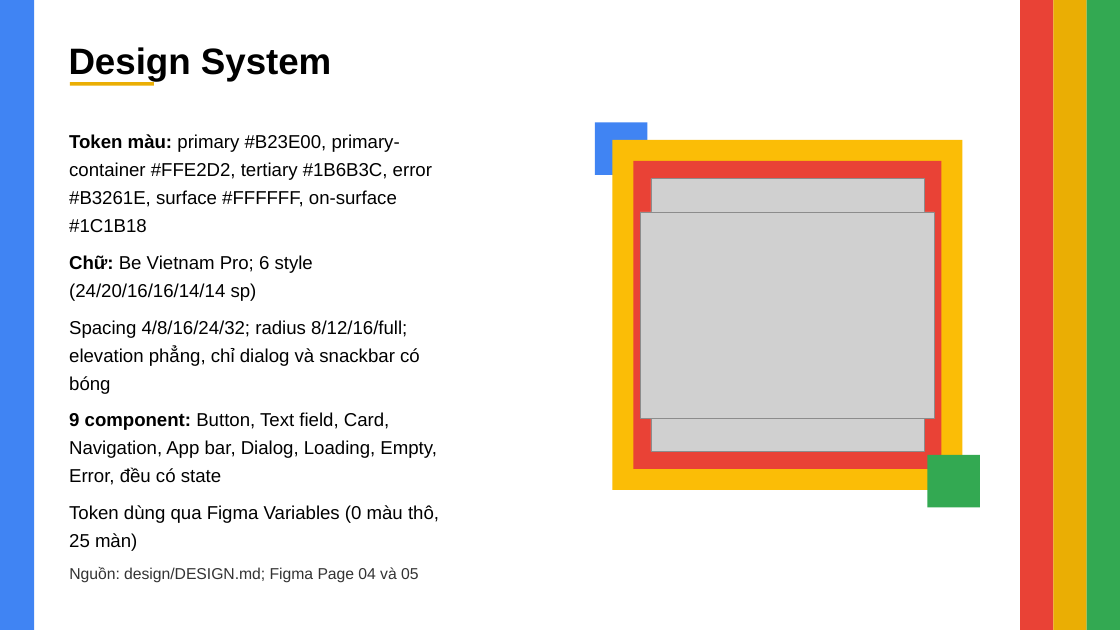
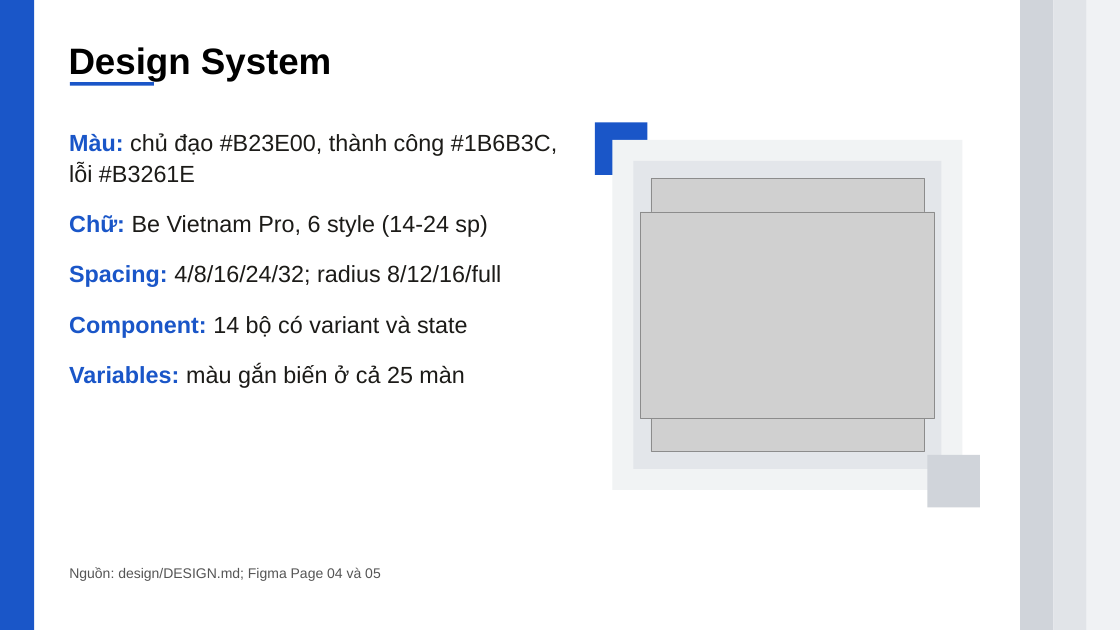
Before and after one commit to Kenn0679/prm323-lab2-group6, a slide deck: slide 9 of slides-export/prm323_lab2_group6_slides.pptx. Drawn at 1120x630 pixels with LibreOffice and Linux fonts; fonts in the diff are those of the drawing; grey boxes stand for pictures. Boxes give left, top, right and bottom in pixels: in the first picture for what was removed or moved away, otherwise in the second. Text is boxed around its words. In the diff, an @@ line names an element or a change of style, - is before the commit and + after.

```diff
--- a/slides-export/prm323_lab2_group6_slides.pptx
+++ b/slides-export/prm323_lab2_group6_slides.pptx
@@ rectangle at (0, 0, 34, 630): fill #4084F3 to #1A56C8 @@
@@ rectangle at (1021, 0, 1054, 630): fill #E94236 to #D0D4DA @@
@@ rectangle at (1054, 0, 1087, 630): fill #EAAE04 to #E1E4E8 @@
@@ rectangle at (1087, 0, 1120, 630): fill #33A952 to #F0F2F4 @@
@@ rectangle at (70, 82, 154, 86): fill #EAAE04 to #1A56C8 @@
@@ text at (69, 133, 557, 388): text changed; size 16 to 20 pt; text colour #000000 to #1C1B18 @@
-Token màu: primary #B23E00, primary-container #FFE2D2, tertiary #1B6B3C, error #B3261E, surface #FFFFFF, on-surface #1C1B18
-Chữ: Be Vietnam Pro; 6 style (24/20/16/16/14/14 sp)
-Spacing 4/8/16/24/32; radius 8/12/16/full; elevation phẳng, chỉ dialog và snackbar có bóng
-9 component: Button, Text field, Card, Navigation, App bar, Dialog, Loading, Empty, Error, đều có state
-Token dùng qua Figma Variables (0 màu thô, 25 màn)
+Màu: chủ đạo #B23E00, thành công #1B6B3C, lỗi #B3261E
+Chữ: Be Vietnam Pro, 6 style (14-24 sp)
+Spacing: 4/8/16/24/32; radius 8/12/16/full
+Component: 14 bộ có variant và state
+Variables: màu gắn biến ở cả 25 màn
@@ rectangle at (595, 123, 647, 175): fill #4084F3 to #1A56C8 @@
@@ rectangle at (613, 140, 963, 491): fill #FBBD06 to #F1F3F4 @@
@@ rectangle at (634, 161, 942, 470): fill #E94236 to #E3E6EA @@
@@ rectangle at (928, 455, 980, 507): fill #33A952 to #D0D4DA @@
@@ text "Nguồn: design/DESIGN.md; Figma Page 04 ..." at (69, 567, 381, 581): size 13.5 to 12 pt, text colour #333333 to #555555 @@
```
Also in this commit, not shown: 11 other slides changed, 3 other files.
